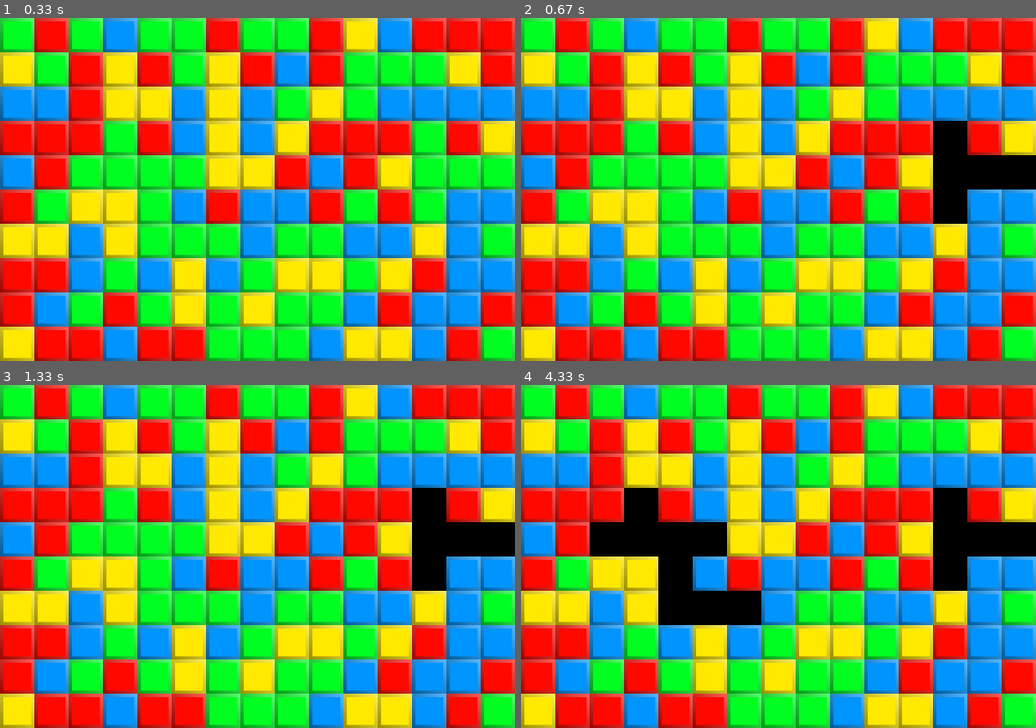
Above: before the commit, frames 1-4 (two rows, left to right).
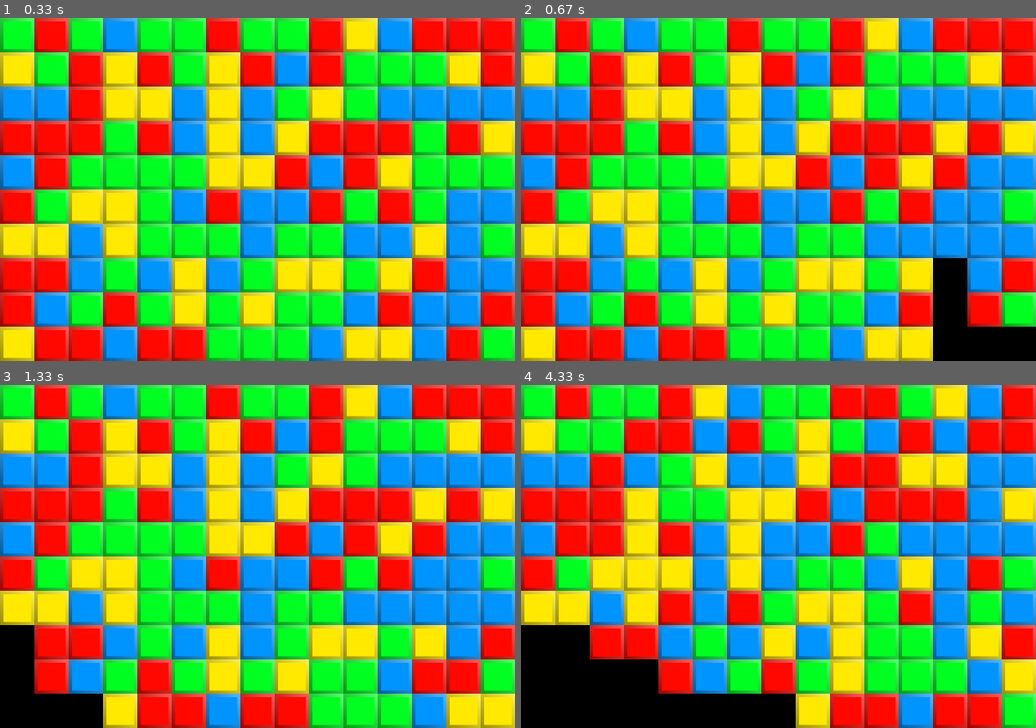
Above: after the commit, the same moments.

Repository: jdCarew/LD31
Game: pygame game, started from LD31.py
The game is run twice, just before and just after one commit, with the same random seed, the same clock (stepped at 60 frames per second) and the same inputs.
Inputs (mouse positions are in pixels of both pictures, inside the frame that each line leads up to):
- Up to frame 1 (0.33 s): no input
- Up to frame 2 (0.67 s): press the mouse at (757, 203) at 0.37 s; move the mouse to (850, 192) at 0.47 s; release the mouse at (943, 179) at 0.6 s
- Up to frame 3 (1.33 s): hold Right 0.67-1.13 s; move the mouse to (257, 577) at 0.7 s; hold Up from 1.17 s (still down)
- Up to frame 4 (4.33 s): release Up at 1.47 s; hold Left 2-2.53 s; hold Down 2.57-2.87 s; click (593, 546) at 2.95 s; hold Left 3.23-3.63 s; hold Up 3.67-4.03 s; hold Right from 4.07 s (still down)

Frame 1 is identical in both runs. In frame 2, 11% of the frame differs, in the area x 80-100%, y 30-100%; in frame 3, 31%; in frame 4, 69%, in the area x 0-100%, y 0-100%.

Commit message:
Where the gravity at? aside:I'm getting really sick of dvorak completed: gravity, controlled by arrow keys, core gameplay is ready todo: score system, sound, graphics improvements, customizability

Diff:
--- a/LD31.py
+++ b/LD31.py
@@ -14,12 +14,19 @@
 imagescount=len(images)
 maxx=int(width/square_width)
 maxy=int(height/square_width)
+g=2
 board=[[] for i in range(maxx)]
 squares=[[] for i in range(maxx)]
 for r in range(maxx):
     for c in range(int(height/square_width)):
         board[r].append(random.randint(1,imagescount))#0 reserve for empty
 screen=pygame.display.set_mode(size)
+def print_board():
+    for j in range(maxy):
+        for i in range(maxx):
+            print (board[i][j], end=" ")
+        print()
+
 
 def count_similar(x,y,b):
     result=1
@@ -51,14 +58,80 @@
                     if board[i][j]==-1:
                         board[i][j] = c
 
+def gravity():
+    if g==0:
+        gravity_down()
+    elif g==1:
+        gravity_left()
+    elif g==2:
+        gravity_up()
+    elif g==3:
+        gravity_right()
+    screen.fill(black)
+
+def gravity_down():
+    for i in range(maxx):
+        for j in range(maxy)[::-1]:
+            if board[i][j] == 0 and j>0:
+                for k in range(j)[::-1]:
+                    if board[i][k] >0:
+                        board[i][j]=board[i][k]
+                        board[i][k]=0
+                        break
+def gravity_right():
+    for j in range(maxy):
+        for i in range(maxx)[::-1]:
+            if board[i][j] == 0 and i>0:
+                for k in range(i)[::-1]:
+                    if board[k][j] >0:
+                        board[i][j]=board[k][j]
+                        board[k][j]=0
+                        break
+def gravity_up():
+    for i in range(maxx):
+        for j in range(maxy):
+            offset=0
+            while board[i][j+offset]==0:
+                offset+=1
+                if offset+j==maxy:
+                    offset=0
+                    break
+            if offset > 0:
+                board[i][j]=board[i][j+offset]
+                board[i][j+offset]=0
+def gravity_left():
+    for j in range(maxy):
+        for i in range(maxx):
+            offset=0
+            while board[i+offset][j]==0:
+                offset+=1
+                if offset+i==maxx:
+                    offset=0
+                    break
+            if offset > 0:
+                board[i][j]=board[i+offset][j]
+                board[i+offset][j]=0
+
 while 1:
     for event in pygame.event.get():
         if event.type == pygame.QUIT:
             sys.exit()
+        if event.type == pygame.KEYDOWN:
+            if event.key == pygame.K_DOWN:
+                g= 0
+            if event.key == pygame.K_LEFT:
+                g= 1
+            if event.key == pygame.K_UP:
+                g= 2
+            if event.key == pygame.K_RIGHT:
+                g= 3
+            gravity()
         if event.type == pygame.MOUSEBUTTONUP:
             pos = pygame.mouse.get_pos()
             check_click(int(pos[0]/40),int(pos[1]/40))
-            screen.fill(black)
+            ##board[int(pos[0]/40)][int(pos[1]/40)]=0
+            gravity()
+
 
     for r, row in enumerate(board):
         for c, item in enumerate(row):
